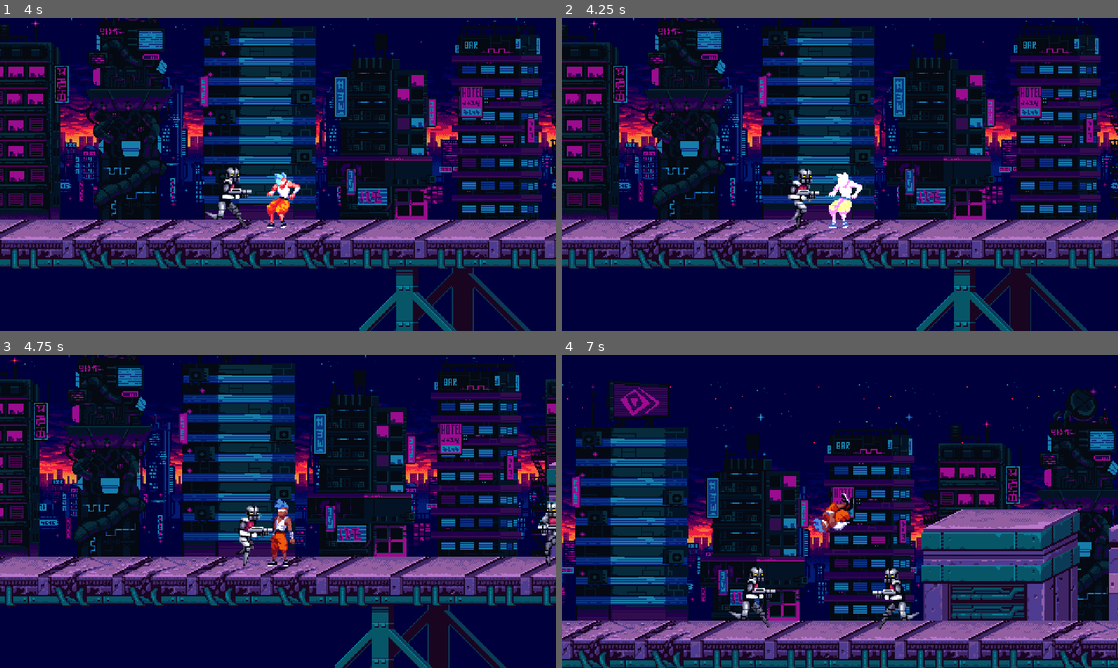
Above: before the commit, frames 1-4 (two rows, left to right).
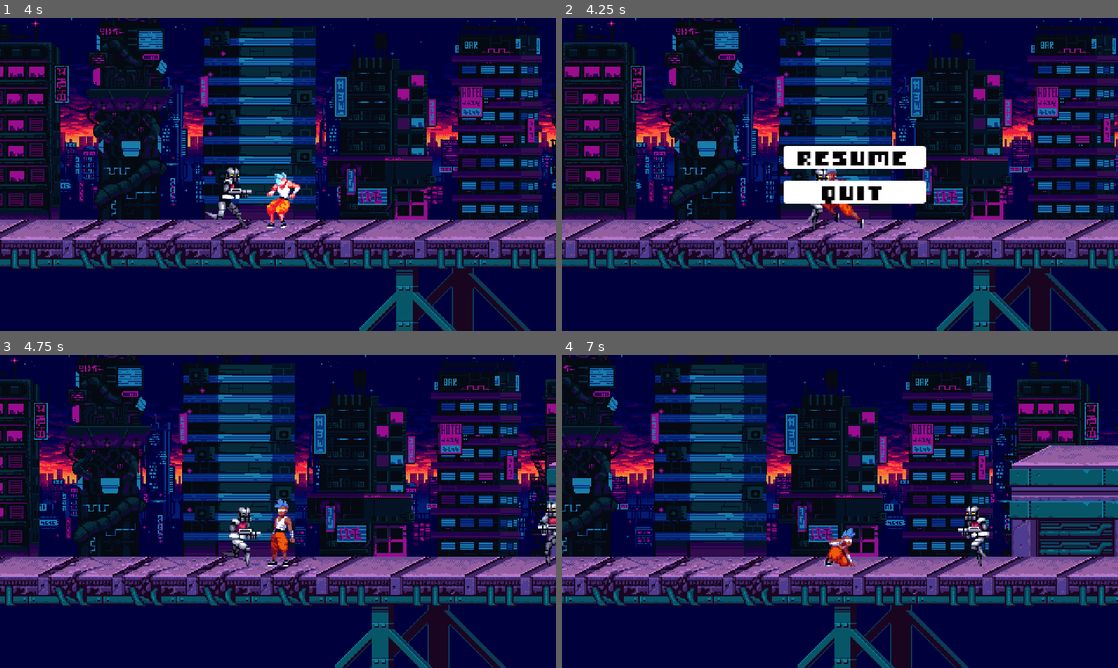
Above: after the commit, the same moments.

Repository: kahanscious/youtube-2d-platformer-series
Game: Godot game, scene res://scenes/test_scene.tscn
Same seed, same stepped clock (60 frames per second), same inputs: the game is played once before the commit and once after it. Sound files missing from this copy of the repository are replaced by a short silence.
Inputs (mouse positions are in pixels of both pictures, inside the frame that each line leads up to):
- Up to frame 1 (4 s): tap Enter at 0.5 s; move the mouse to (400, 158) at 0.52 s; press the mouse at (400, 158) at 0.53 s; hold D (right) 0.53-1.28 s; tap Space (jump) at 0.77, 1.52, 3.02, 3.77 s; move the mouse to (166, 190) at 1.27 s; release the mouse at (166, 190) at 1.28 s; hold A (left) 1.28-2.03 s; tap Shift (crouch) at 1.35 s; move the mouse to (333, 105) at 2.02 s; hold D (right) 2.03-3.53 s; tap Tab at 2.1 s; move the mouse to (250, 237) at 2.77 s; click (250, 237) at 2.85 s; move the mouse to (444, 221) at 3.52 s; hold A (left) from 3.53 s (still down); hold Shift (crouch) from 3.53 s (still down)
- Up to frame 2 (4.25 s): keep holding A (left); keep holding Shift (crouch); tap Escape (pause, bound only after the commit) at 4.15 s
- Up to frame 3 (4.75 s): release A (left) at 4.25 s; release Shift (crouch) at 4.25 s; click (294, 492) at 4.25 s, where only the run after the commit has a clickable "RESUME"
- Up to frame 4 (7 s): move the mouse to (673, 464) at 5.02 s; hold A (left) 5.03-6.53 s; tap Tab at 5.1 s; tap Space (jump) at 5.27, 6.77 s; move the mouse to (867, 511) at 5.77 s; press the mouse at (867, 511) at 5.78 s; move the mouse to (756, 433) at 6.52 s; release the mouse at (756, 433) at 6.53 s; hold D (right) from 6.53 s (still down); tap Shift (crouch) at 6.6 s

Frame 1 is identical in both runs. In frame 2, 42% of the frame differs, in the area x 0-100%, y 0-100%; in frame 3, 0.8%; in frame 4, 76%.

Commit message:
video 11 and 12

Diff:
--- a/project.godot
+++ b/project.godot
@@ -18,6 +18,7 @@
 [autoload]
 
 PlayerManager="*res://_globals/player_manager.gd"
+PauseMenu="*res://scenes/ui/pause_menu/pause_menu.tscn"
 
 [display]
 
@@ -60,6 +61,11 @@
 "events": [Object(InputEventMouseButton,"resource_local_to_scene":false,"resource_name":"","device":-1,"window_id":0,"a …(258 unchanged characters)…
 ]
 }
+pause={
+"deadzone": 0.5,
+"events": [Object(InputEventKey,"resource_local_to_scene":false,"resource_name":"","device":-1,"window_id":0,"alt_pressed":false,"shift_pressed":false,"ctrl_pressed":false,"meta_pressed":false,"pressed":false,"keycode":0,"physical_keycode":4194305,"key_label":0,"unicode":0,"location":0,"echo":false,"script":null)
+]
+}
 
 [layer_names]
 
--- /dev/null
+++ b/scenes/ui/main_menu/main_menu.gd
@@ -0,0 +1,13 @@
+class_name MainMenu extends Control
+
+@onready var button_container: VBoxContainer = $ButtonContainer
+
+var starting_level_path: String = "res://scenes/test_scene.tscn"
+
+
+func _on_start_button_pressed() -> void:
+	get_tree().change_scene_to_file(starting_level_path)
+
+
+func _on_exit_button_pressed() -> void:
+	get_tree().quit()
--- /dev/null
+++ b/scenes/ui/main_menu/main_menu.tscn
@@ -0,0 +1,76 @@
+[gd_scene load_steps=6 format=3 uid="uid://dul1bbxb54ltv"]
+
+[ext_resource type="Script" path="res://scenes/ui/main_menu/main_menu.gd" id="1_uof47"]
+[ext_resource type="Texture2D" uid="uid://dm8q4jyuicg0o" path="res://assets/backgrounds/v1/start-menu-background.PNG" id="2_7job6"]
+[ext_resource type="FontFile" uid="uid://bkithx7vvk64w" path="res://assets/fonts/bitbybit_ [Font].ttf" id="3_6d7ky"]
+[ext_resource type="Theme" uid="uid://yub1u2awvjna" path="res://scenes/ui/ui_theme.tres" id="4_v8dbq"]
+
+[sub_resource type="StyleBoxTexture" id="StyleBoxTexture_y08hq"]
+texture = ExtResource("2_7job6")
+modulate_color = Color(0.646029, 0.646029, 0.646029, 1)
+
+[node name="MainMenu" type="Control"]
+layout_mode = 3
+anchors_preset = 15
+anchor_right = 1.0
+anchor_bottom = 1.0
+grow_horizontal = 2
+grow_vertical = 2
+script = ExtResource("1_uof47")
+
+[node name="BackgroundImagePanel" type="Panel" parent="."]
+layout_mode = 1
+anchors_preset = 15
+anchor_right = 1.0
+anchor_bottom = 1.0
+grow_horizontal = 2
+grow_vertical = 2
+theme_override_styles/panel = SubResource("StyleBoxTexture_y08hq")
+
+[node name="Label" type="Label" parent="."]
+layout_mode = 1
+anchors_preset = 8
+anchor_left = 0.5
+anchor_top = 0.5
+anchor_right = 0.5
+anchor_bottom = 0.5
+offset_left = -224.0
+offset_top = -92.0
+offset_right = 224.0
+offset_bottom = -64.0
+grow_horizontal = 2
+grow_vertical = 2
+theme_override_colors/font_shadow_color = Color(0.960784, 0, 0, 1)
+theme_override_constants/shadow_offset_y = 2
+theme_override_fonts/font = ExtResource("3_6d7ky")
+theme_override_font_sizes/font_size = 20
+text = "2D PLATFORMER TUTORIAL"
+
+[node name="ButtonContainer" type="VBoxContainer" parent="."]
+layout_mode = 1
+anchors_preset = 7
+anchor_left = 0.5
+anchor_top = 1.0
+anchor_right = 0.5
+anchor_bottom = 1.0
+offset_left = -50.0
+offset_top = -88.0
+offset_right = 50.0
+offset_bottom = -38.0
+grow_horizontal = 2
+grow_vertical = 0
+theme_override_constants/separation = 10
+alignment = 1
+
+[node name="StartButton" type="Button" parent="ButtonContainer"]
+layout_mode = 2
+theme = ExtResource("4_v8dbq")
+text = "START"
+
+[node name="ExitButton" type="Button" parent="ButtonContainer"]
+layout_mode = 2
+theme = ExtResource("4_v8dbq")
+text = "EXIT"
+
+[connection signal="pressed" from="ButtonContainer/StartButton" to="." method="_on_start_button_pressed"]
+[connection signal="pressed" from="ButtonContainer/ExitButton" to="." method="_on_exit_button_pressed"]
--- /dev/null
+++ b/scenes/ui/pause_menu/pause_menu.gd
@@ -0,0 +1,22 @@
+extends CanvasLayer
+
+var paused: bool = false
+
+
+func _process(delta: float) -> void:
+	if Input.is_action_just_pressed("pause"):
+		handle_pause()
+
+
+func handle_pause() -> void:
+	paused = !paused
+	get_tree().paused = paused
+	visible = paused
+
+
+func _on_resume_button_pressed() -> void:
+	handle_pause()
+
+
+func _on_quit_button_pressed() -> void:
+	get_tree().quit()
--- /dev/null
+++ b/scenes/ui/pause_menu/pause_menu.tscn
@@ -0,0 +1,43 @@
+[gd_scene load_steps=3 format=3 uid="uid://b1sty770ju35q"]
+
+[ext_resource type="Script" path="res://scenes/ui/pause_menu/pause_menu.gd" id="1_lic0s"]
+[ext_resource type="Theme" uid="uid://yub1u2awvjna" path="res://scenes/ui/ui_theme.tres" id="2_bej6g"]
+
+[node name="PauseMenu" type="CanvasLayer"]
+process_mode = 3
+visible = false
+script = ExtResource("1_lic0s")
+
+[node name="Control" type="Control" parent="."]
+layout_mode = 3
+anchors_preset = 0
+offset_right = 40.0
+offset_bottom = 40.0
+
+[node name="VBoxContainer" type="VBoxContainer" parent="Control"]
+layout_mode = 1
+anchors_preset = 8
+anchor_left = 0.5
+anchor_top = 0.5
+anchor_right = 0.5
+anchor_bottom = 0.5
+offset_left = 171.0
+offset_top = 90.0
+offset_right = 294.0
+offset_bottom = 140.0
+grow_horizontal = 2
+grow_vertical = 2
+theme_override_constants/separation = 10
+
+[node name="ResumeButton" type="Button" parent="Control/VBoxContainer"]
+layout_mode = 2
+theme = ExtResource("2_bej6g")
+text = "RESUME"
+
+[node name="QuitButton" type="Button" parent="Control/VBoxContainer"]
+layout_mode = 2
+theme = ExtResource("2_bej6g")
+text = "QUIT"
+
+[connection signal="pressed" from="Control/VBoxContainer/ResumeButton" to="." method="_on_resume_button_pressed"]
+[connection signal="pressed" from="Control/VBoxContainer/QuitButton" to="." method="_on_quit_button_pressed"]
--- /dev/null
+++ b/scenes/ui/ui_theme.tres
@@ -0,0 +1,53 @@
+[gd_resource type="Theme" load_steps=7 format=3 uid="uid://yub1u2awvjna"]
+
+[ext_resource type="FontFile" uid="uid://bkithx7vvk64w" path="res://assets/fonts/bitbybit_ [Font].ttf" id="1_8i1xi"]
+
+[sub_resource type="StyleBoxFlat" id="StyleBoxFlat_ssfsw"]
+content_margin_left = 4.0
+content_margin_top = 4.0
+content_margin_right = 4.0
+content_margin_bottom = 4.0
+bg_color = Color(0.223529, 0.223529, 0.223529, 0.6)
+corner_radius_top_left = 3
+corner_radius_top_right = 3
+corner_radius_bottom_right = 3
+corner_radius_bottom_left = 3
+expand_margin_left = 2.0
+expand_margin_top = 2.0
+expand_margin_right = 2.0
+expand_margin_bottom = 2.0
+
+[sub_resource type="StyleBoxFlat" id="StyleBoxFlat_ym67t"]
+corner_radius_top_left = 3
+corner_radius_top_right = 3
+corner_radius_bottom_right = 3
+corner_radius_bottom_left = 3
+
+[sub_resource type="StyleBoxFlat" id="StyleBoxFlat_rxpbg"]
+bg_color = Color(0.223529, 0.223529, 0.223529, 0.6)
+corner_radius_top_left = 3
+corner_radius_top_right = 3
+corner_radius_bottom_right = 3
+corner_radius_bottom_left = 3
+
+[sub_resource type="StyleBoxFlat" id="StyleBoxFlat_7hkbd"]
+bg_color = Color(1, 1, 1, 1)
+corner_radius_top_left = 3
+corner_radius_top_right = 3
+corner_radius_bottom_right = 3
+corner_radius_bottom_left = 3
+
+[sub_resource type="StyleBoxFlat" id="StyleBoxFlat_iuwgt"]
+bg_color = Color(0, 0, 0, 0.6)
+
+[resource]
+default_font = ExtResource("1_8i1xi")
+default_font_size = 9
+Button/colors/font_color = Color(0, 0, 0, 1)
+Button/font_sizes/font_size = 14
+Button/fonts/font = ExtResource("1_8i1xi")
+Button/styles/disabled = SubResource("StyleBoxFlat_ssfsw")
+Button/styles/focus = SubResource("StyleBoxFlat_ym67t")
+Button/styles/hover = SubResource("StyleBoxFlat_rxpbg")
+Button/styles/normal = SubResource("StyleBoxFlat_7hkbd")
+Button/styles/pressed = SubResource("StyleBoxFlat_iuwgt")
Binary file added: assets/backgrounds/v1/start-menu-background.PNG
Binary file added: assets/fonts/bitbybit_ [Font].ttf
